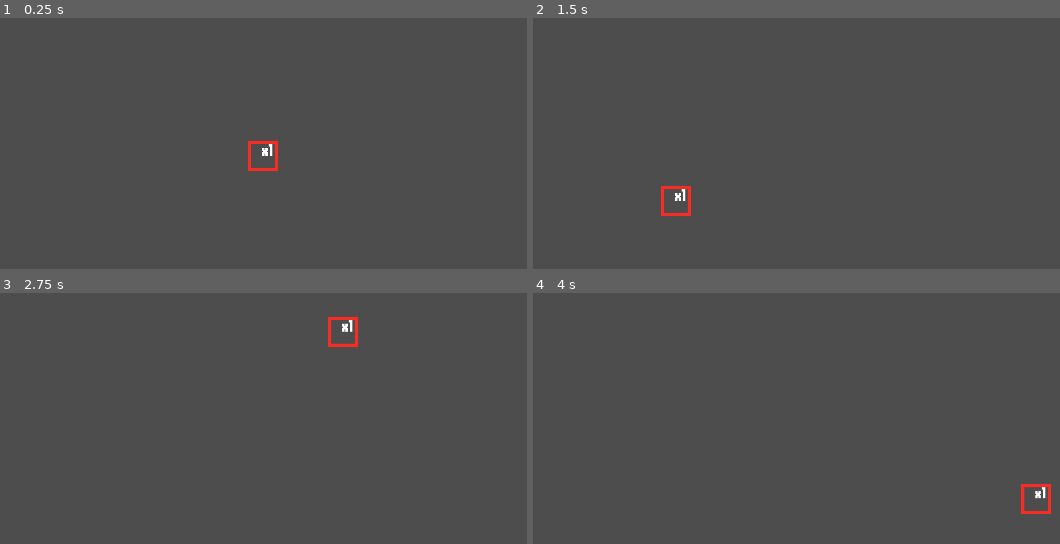
Above: before the commit, frames 1-4 (two rows, left to right).
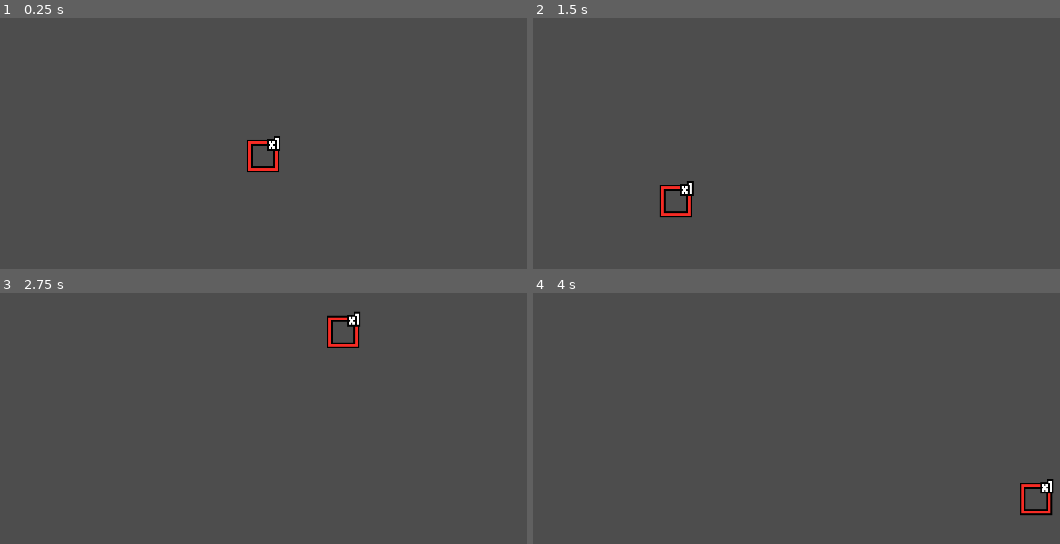
Above: after the commit, the same moments.

Repository: ZhelinWang/one-last-spin
Game: Godot game, scene res://ui/TargetCursor.tscn
The game is run twice, just before and just after one commit, with the same random seed, the same clock (stepped at 60 frames per second) and the same inputs. This scene is started directly instead of the project's main scene.
Inputs (mouse positions are in pixels of both pictures, inside the frame that each line leads up to):
- Up to frame 1 (0.25 s): no input
- Up to frame 2 (1.5 s): tap Enter at 0.5 s; move the mouse to (970, 133) at 0.52 s; hold Shift 0.53-1.25 s; click (970, 133) at 0.67 s; tap Space at 1.25 s; drag from (638, 178) to (754, 246) at 1.27 s
- Up to frame 3 (2.75 s): tap Enter at 2 s; move the mouse to (342, 333) at 2.02 s; tap Ctrl at 2.1 s; click (342, 333) at 2.17 s
- Up to frame 4 (4 s): tap Space at 2.75 s; drag from (754, 521) to (554, 363) at 2.77 s; tap Enter at 3.5 s; move the mouse to (1033, 498) at 3.52 s; tap Alt at 3.6 s; click (1033, 498) at 3.67 s

The runs differ from the first frame. In frame 1, 0.4% of the frame differs, in the area x 46-54%, y 47-62%; in frame 2, 0.4%; in frame 3, 0.4%; in frame 4, 0.4%, in the area x 92-99%, y 74-89%.

Commit message:
cleaned target

Diff:
--- a/main_ui.tscn
+++ b/main_ui.tscn
@@ -313,7 +313,7 @@
 theme_override_constants/margin_left = 0
 theme_override_constants/margin_top = 0
 theme_override_constants/margin_right = 0
-theme_override_constants/margin_bottom = 10
+theme_override_constants/margin_bottom = 20
 
 [node name="goldStatusBar" type="Panel" parent="mainContainer/topUIMarginContainer"]
 custom_minimum_size = Vector2(0, 150)
@@ -498,7 +498,7 @@
 [node name="spinMarginContainer" type="MarginContainer" parent="mainContainer"]
 layout_mode = 2
 size_flags_vertical = 3
-theme_override_constants/margin_top = 40
+theme_override_constants/margin_top = 30
 theme_override_constants/margin_bottom = 40
 
 [node name="gameElementsContainer" type="VBoxContainer" parent="mainContainer/spinMarginContainer"]
--- a/ui/TargetCursor.gd
+++ b/ui/TargetCursor.gd
@@ -2,50 +2,69 @@
 
 @export var count: int = 1
 @export var square_size: int = 64
-@export var border_thickness: int = 8
+@export var border_thickness: int = 6
 @export var color: Color = Color8(246, 44, 37)
+@export var outline_thickness: int = 2
+@export var outline_color: Color = Color(0, 0, 0)
+@export var hide_system_cursor: bool = true
 @export var text_color: Color = Color(1, 1, 1)
-@export var text_padding: int = 6
+@export var text_padding: int = 0
 
 @onready var _label: Label = $CountLabel
 
 var _mouse_pos: Vector2 = Vector2.ZERO
+var _prev_mouse_mode: int = Input.MOUSE_MODE_VISIBLE
 
 func _ready() -> void:
-    mouse_filter = Control.MOUSE_FILTER_IGNORE
-    set_anchors_preset(Control.PRESET_FULL_RECT)
-    z_index = 10000
-    set_process(true)
-    _apply_label()
+	mouse_filter = Control.MOUSE_FILTER_IGNORE
+	set_anchors_preset(Control.PRESET_FULL_RECT)
+	z_index = 10000
+	set_process(true)
+	_apply_label()
+	# Hide the OS cursor while targeting (restore on exit)
+	if hide_system_cursor:
+		_prev_mouse_mode = Input.get_mouse_mode()
+		Input.set_mouse_mode(Input.MOUSE_MODE_HIDDEN)
 
 func set_count(n: int) -> void:
-    count = max(1, n)
-    _apply_label()
+	count = max(1, n)
+	_apply_label()
 
 func _apply_label() -> void:
-    if _label == null:
-        return
-    _label.text = "x%d" % count
-    _label.add_theme_color_override("font_color", text_color)
-    # Ensure reasonable font size; will use theme default font
-    var fs := 22
-    _label.add_theme_font_size_override("font_size", fs)
+	if _label == null:
+		return
+	_label.text = "x%d" % count
+	_label.add_theme_color_override("font_color", text_color)
+	# Ensure reasonable font size; will use theme default font
+	var fs := 22
+	_label.add_theme_font_size_override("font_size", fs)
 
 func _process(_dt: float) -> void:
-    var vp := get_viewport()
-    if vp == null:
-        return
-    _mouse_pos = vp.get_mouse_position()
-    # Position label at the square's top-right with padding
-    var tl := _mouse_pos - Vector2(square_size * 0.5, square_size * 0.5)
-    _label.size = Vector2(square_size - text_padding * 2, 28)
-    _label.position = tl + Vector2(text_padding, text_padding)
-    _label.horizontal_alignment = HORIZONTAL_ALIGNMENT_RIGHT
-    _label.vertical_alignment = VERTICAL_ALIGNMENT_TOP
-    queue_redraw()
+	var vp := get_viewport()
+	if vp == null:
+		return
+	_mouse_pos = vp.get_mouse_position()
+	# Position label at the square's top-right with padding
+	var tl := _mouse_pos - Vector2(square_size * 0.5, square_size * 0.5)
+	_label.size = Vector2(square_size - text_padding * 2, 28)
+	_label.position = tl + Vector2(text_padding, text_padding)
+	_label.horizontal_alignment = HORIZONTAL_ALIGNMENT_RIGHT
+	_label.vertical_alignment = VERTICAL_ALIGNMENT_TOP
+	queue_redraw()
 
 func _draw() -> void:
-    var tl := _mouse_pos - Vector2(square_size * 0.5, square_size * 0.5)
-    var rect := Rect2(tl, Vector2(square_size, square_size))
-    # Draw unfilled rectangle with thick border
-    draw_rect(rect, color, false, float(border_thickness))
+	var tl := _mouse_pos - Vector2(square_size * 0.5, square_size * 0.5)
+	var rect := Rect2(tl, Vector2(square_size, square_size))
+	var bt := float(max(1, border_thickness))
+	var ot := float(max(0, outline_thickness))
+	# Symmetric black outline by drawing a single thicker stroke,
+	# then the red stroke on top. Because line width is centered
+	# on the rect edge, this yields equal inside/outside thickness.
+	if ot > 0.0:
+		draw_rect(rect, outline_color, false, bt + ot * 2.0)
+	draw_rect(rect, color, false, bt)
+
+func _exit_tree() -> void:
+	# Restore cursor visibility if we hid it here
+	if hide_system_cursor:
+		Input.set_mouse_mode(_prev_mouse_mode)
--- a/ui/TargetCursor.tscn
+++ b/ui/TargetCursor.tscn
@@ -1,16 +1,40 @@
-[gd_scene load_steps=2 format=3]
+[gd_scene load_steps=4 format=3 uid="uid://bqf4hfk5qaj8v"]
 
-[ext_resource type="Script" path="res://ui/TargetCursor.gd" id="1_uhz2x"]
+[ext_resource type="Script" uid="uid://bcf6h5bampklk" path="res://ui/TargetCursor.gd" id="1_uhz2x"]
+[ext_resource type="Shader" uid="uid://bjucio58erjia" path="res://textPixel.gdshader" id="2_muhbw"]
+
+[sub_resource type="ShaderMaterial" id="ShaderMaterial_8bcpj"]
+shader = ExtResource("2_muhbw")
+shader_parameter/alpha_threshold = 0.5
+shader_parameter/outline_radius = 2.0
+shader_parameter/use_diagonals = true
+shader_parameter/outline_color = Color(0, 0, 0, 1)
+shader_parameter/fill_color = Color(1, 1, 1, 1)
+shader_parameter/fill_mix = 0.0
+shader_parameter/shadow_enabled = true
+shader_parameter/shadow_offset_px = Vector2(2, 2)
+shader_parameter/shadow_alpha = 1.0
 
 [node name="TargetCursor" type="Control"]
-layout_mode = 2
+layout_mode = 3
+anchors_preset = 0
 mouse_filter = 2
 script = ExtResource("1_uhz2x")
+outline_thickness = 4
+text_padding = -10
 
 [node name="CountLabel" type="Label" parent="."]
-layout_mode = 2
+material = SubResource("ShaderMaterial_8bcpj")
+layout_mode = 0
+offset_right = 20.0
+offset_bottom = 22.0
 size_flags_horizontal = 4
-size_flags_vertical = 4
+theme_override_colors/font_color = Color(1, 1, 1, 1)
+theme_override_constants/line_spacing = 0
+theme_override_constants/shadow_offset_x = 0
+theme_override_constants/shadow_offset_y = 0
+theme_override_constants/outline_size = 10
+theme_override_constants/shadow_outline_size = 0
+theme_override_font_sizes/font_size = 20
+text = "x1"
 horizontal_alignment = 2
-vertical_alignment = 0
-text = "x1"
